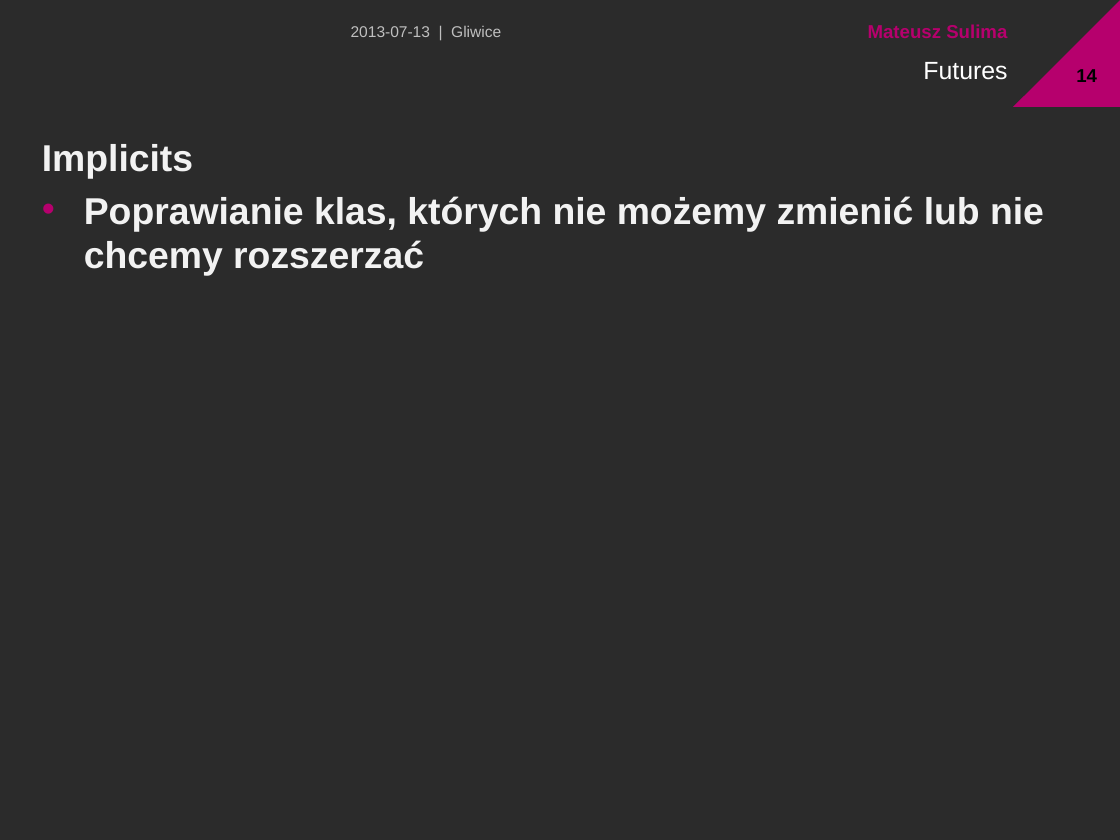
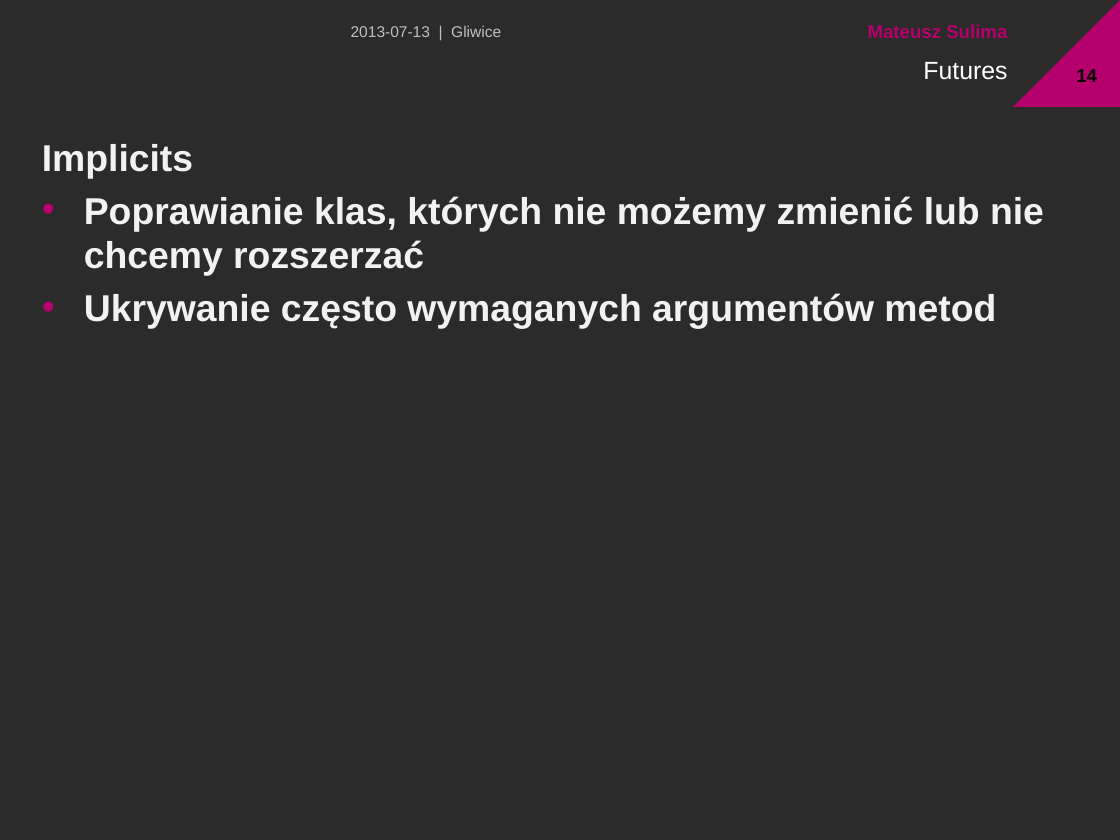
Before and after one commit to msulima/scala-sugar, a slide deck: slide 14 of Presentation.pptx. Drawn at 1120x840 pixels with LibreOffice and Linux fonts; fonts in the diff are those of the drawing; background and template pictures are left out; a plain dark background stands for a picture behind light text. Boxes give left, top, right and bottom in pixels: in the first picture for what was removed or moved away, otherwise in the second. Text is boxed around its words. In the diff, an @@ line names an element or a change of style, - is before the commit and + after.

```diff
--- a/Presentation.pptx
+++ b/Presentation.pptx
@@ text at (x1=84, y1=293, x2=996, y2=328): paragraph added @@
+• Ukrywanie często wymaganych argumentów metod
```
Also in this commit, not shown: 1 other slide changed, 1 slide added, 4 other files.
